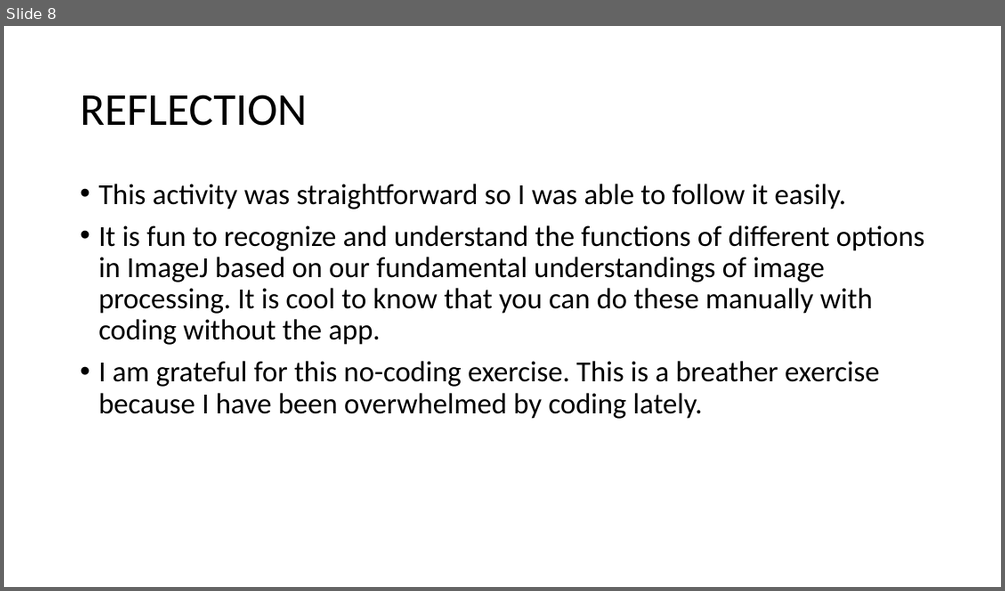
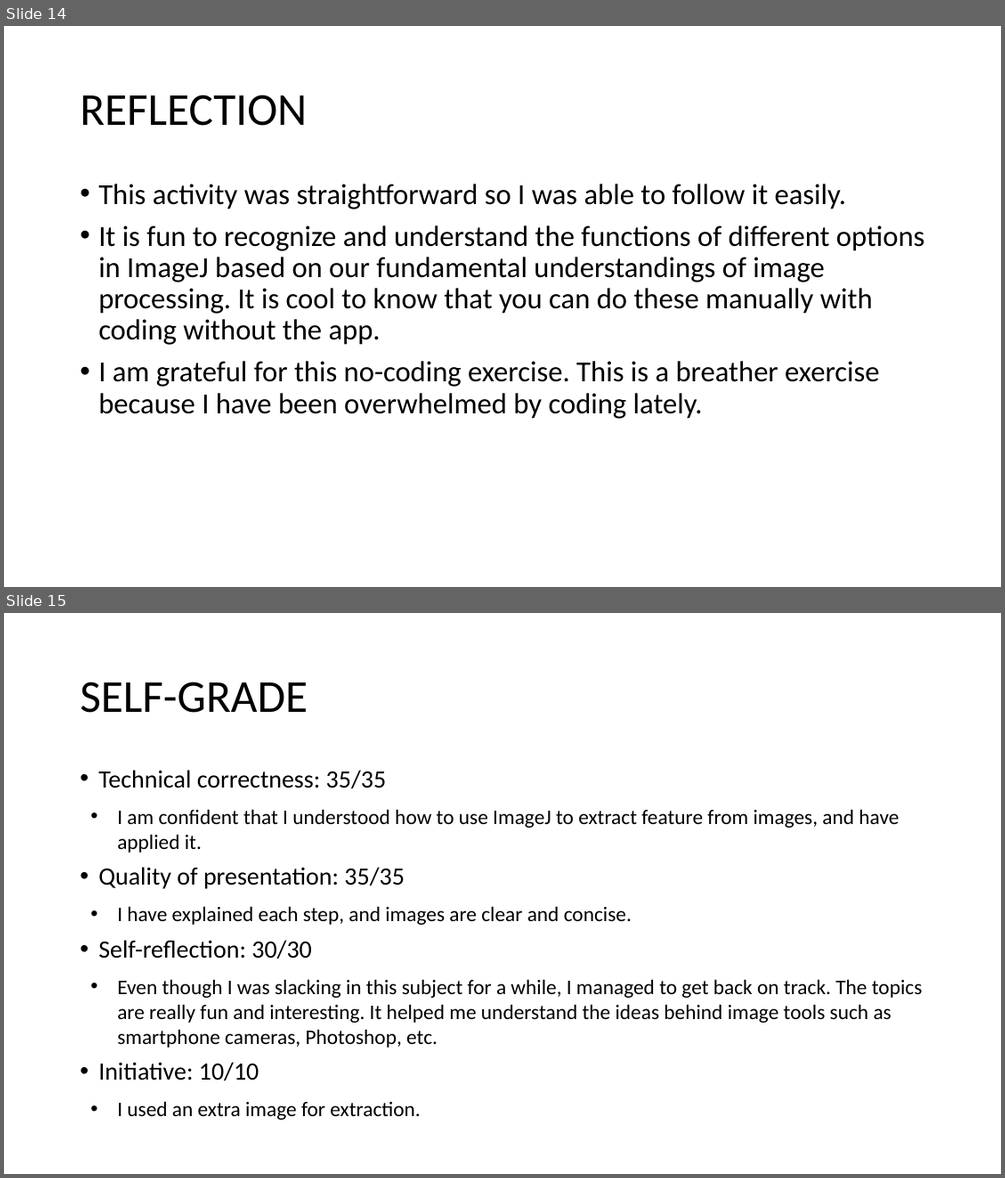
Before and after one commit to genvert/AP_157_FX-2_Vertudez, a slide deck: Activity 4/Vertudez_Activity_4_Report.pptx. Shown one above the other, each under a label of ours: slide 8 before the commit, slides 14 and 15 after it. The pictures are 1005x591 and 1005x1178 pixels, drawn with LibreOffice and Linux fonts; fonts in the diff are those of the drawing. Boxes give left, top, right and bottom in pixels: in the first picture for what was removed or moved away, otherwise in the second. Text is boxed around its words. In the diff, an @@ line names an element or a change of style, - is before the commit and + after.

```diff
--- a/Activity 4/Vertudez_Activity_4_Report.pptx
+++ b/Activity 4/Vertudez_Activity_4_Report.pptx
@@ slide 15 added at [4, 613, 1001, 1174], background #FFFFFF @@
@@ title added at [80, 682, 307, 713], 44 pt, text #000000 @@
+SELF-GRADE
@@ text added at [98, 770, 922, 1119], 20 pt, text #000000 @@
+• Technical correctness: 35/35
+  • I am confident that I understood how to use ImageJ to extract feature from images, and have applied it.
+• Quality of presentation: 35/35
+  • I have explained each step, and images are clear and concise.
+• Self-reflection: 30/30
+  • Even though I was slacking in this subject for a while, I managed to get back on track. The topics are really fun and interesting. It helped me understand the ideas behind image tools such as smartphone cameras, Photoshop, etc.
+• Initiative: 10/10
+  • I used an extra image for extraction.
@@ what was slide 8 is now slide 14 @@
```
Also in this commit, not shown: 2 slides changed, 6 other slides added, 10 other files.
